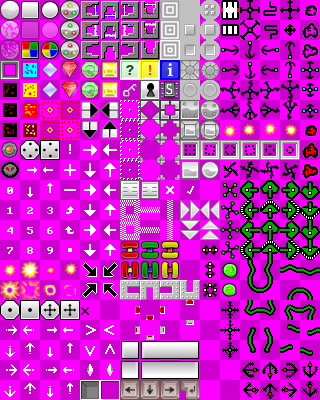
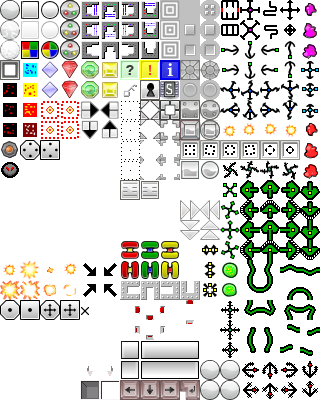
Revision of a layered (320, 400) image; what changed, layer by layer:
painted on "Capa nueva#1" over [200,3,320,400]
hid "Capa nueva" over [0,0,320,400]
